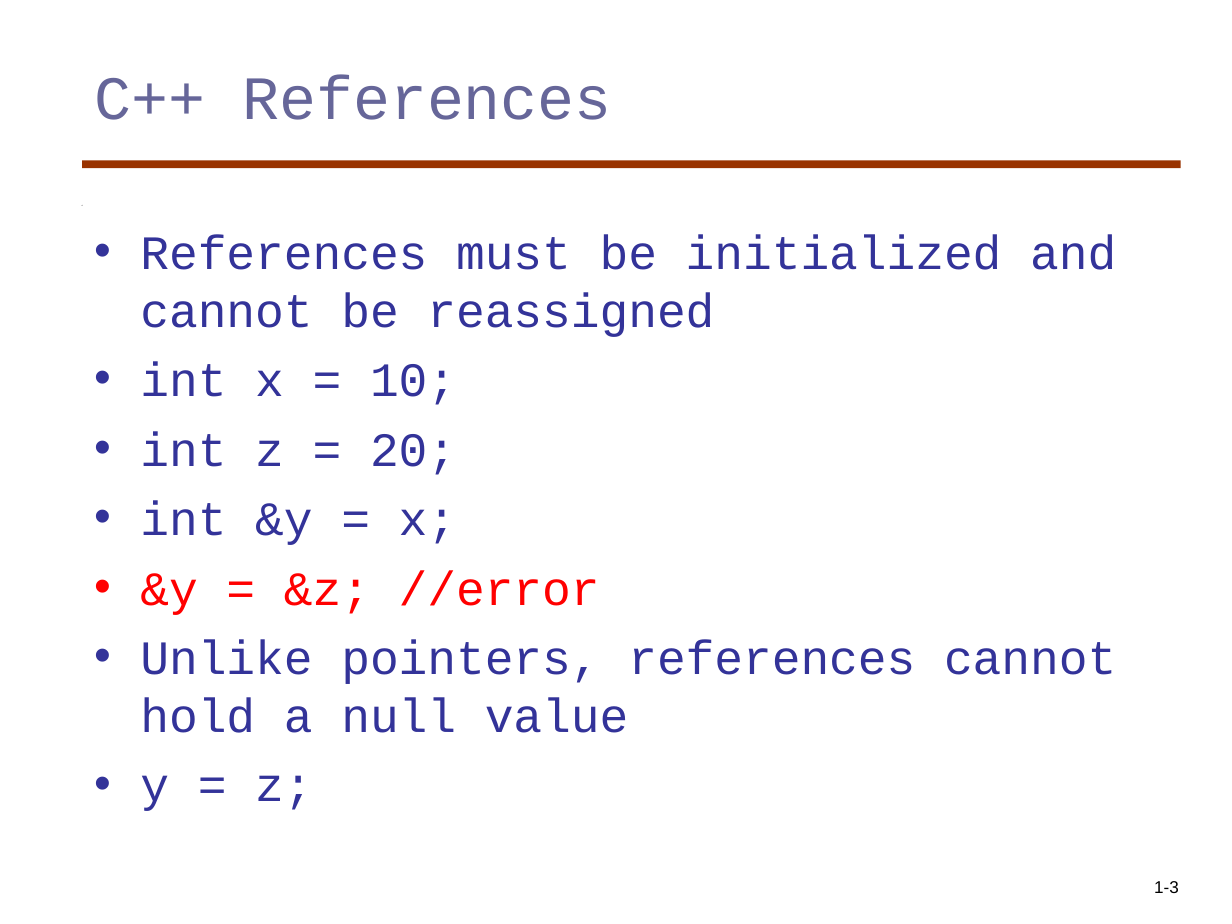
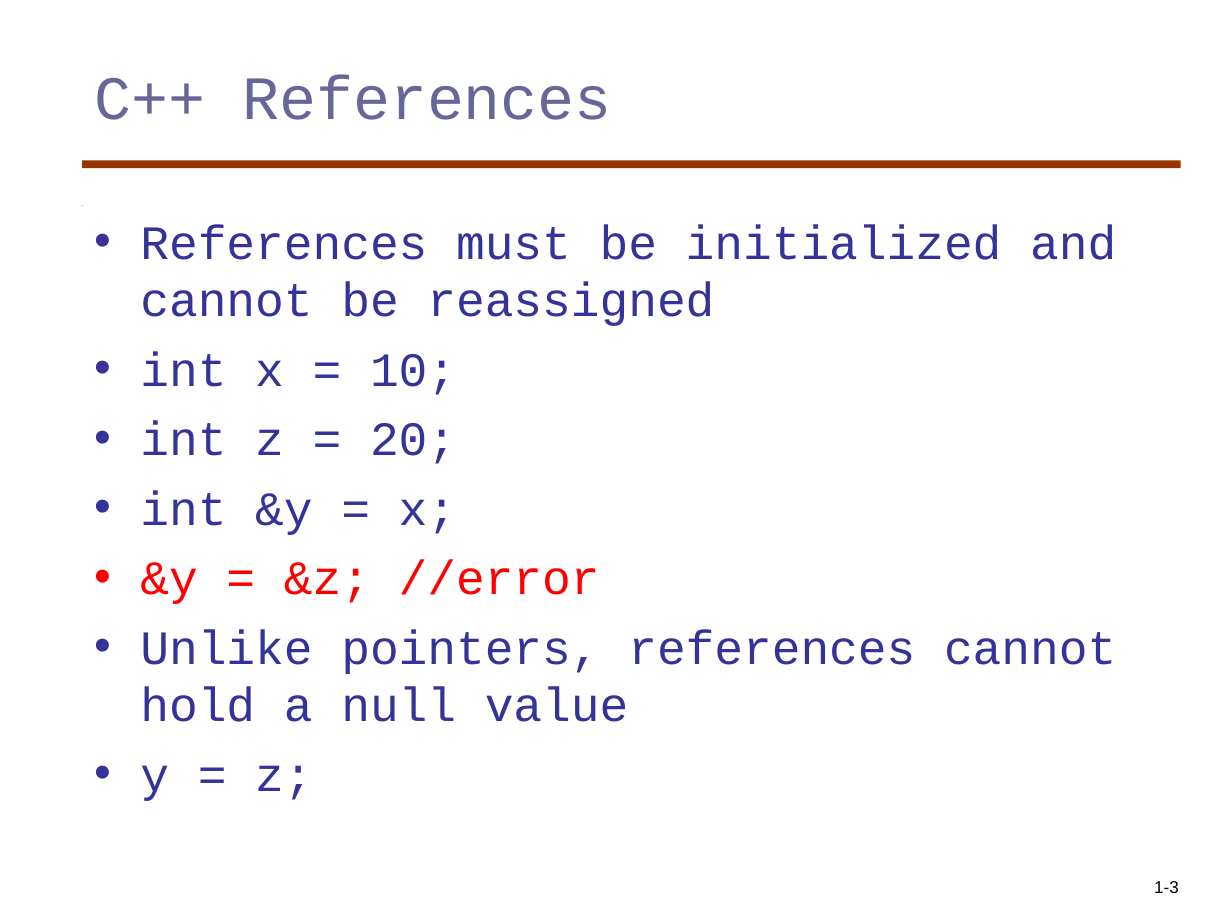
Before and after one commit to skalakm/programmingLanguages, a slide deck: slide 3 of slides/Class_10_LECTURE.ppt. Drawn at 1232x924 pixels with LibreOffice and Linux fonts; fonts in the diff are those of the drawing. Boxes give left, top, right and bottom in pixels: in the first picture for what was removed or moved away, otherwise in the second. Text is boxed around its words. In the diff, an @@ line names an element or a change of style, - is before the commit and + after.

```diff
--- a/slides/Class_10_LECTURE.ppt
+++ b/slides/Class_10_LECTURE.ppt
@@ text "References must be initialized and ..." moved from (x1=140, y1=235, x2=1116, y2=811) to (x1=140, y1=224, x2=1116, y2=801) @@
```
Also in this commit, not shown: 5 other files.
